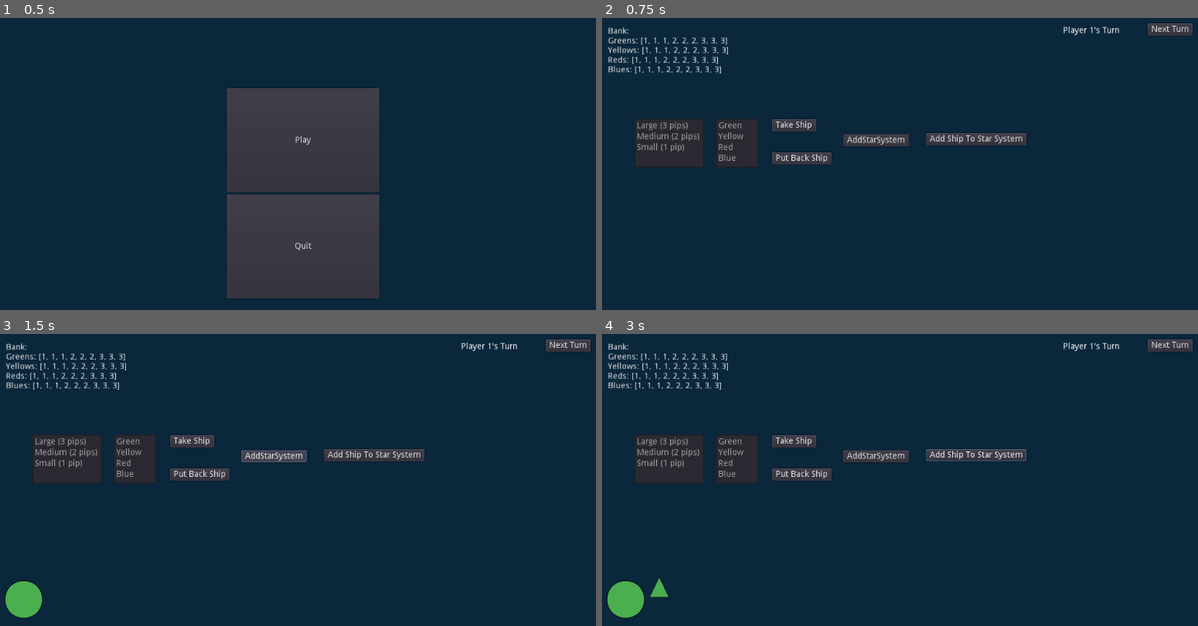
Above: before the commit, frames 1-4 (two rows, left to right).
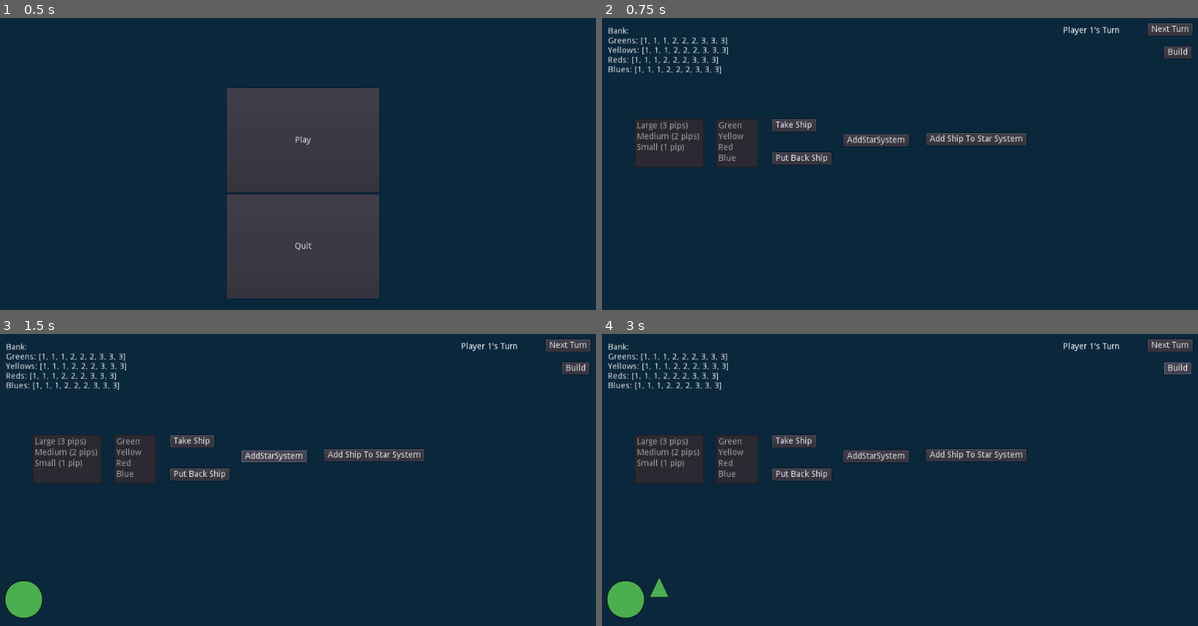
Above: after the commit, the same moments.

Repository: hamzasclone2/homeworlds
Game: Godot game, scene res://Scenes/MainMenu.tscn
Same seed, same stepped clock (60 frames per second), same inputs: the game is played once before the commit and once after it.
Inputs (mouse positions are in pixels of both pictures, inside the frame that each line leads up to):
- Up to frame 1 (0.5 s): no input
- Up to frame 2 (0.75 s): click "Play" at 0.5 s
- Up to frame 3 (1.5 s): click "AddStarSystem" at 1.25 s
- Up to frame 4 (3 s): click "Add Ship To Star System" at 2 s; click (1180, 369) at 2.75 s, where only the run after the commit has a clickable "Build"

Frame 1 is identical in both runs. In frame 2, 0.2% of the frame differs, in the area x 94-99%, y 9-14%; in frame 3, 0.2%; in frame 4, 0.3%, in the area x 54-99%, y 9-44%.

Commit message:
added green ship ability (building)

Diff:
--- a/Scenes/Bank.tscn
+++ b/Scenes/Bank.tscn
@@ -1,7 +1,6 @@
 [gd_scene load_steps=2 format=2]
 
 [ext_resource path="res://Scripts/Bank.gd" type="Script" id=1]
-
 
 [node name="Bank" type="Node2D"]
 script = ExtResource( 1 )
--- /dev/null
+++ b/Scenes/BuildMenu.gd
@@ -0,0 +1,42 @@
+extends Control
+
+onready var Bank = get_node("/root/Test/Bank")
+onready var gButton = get_node("Buttons/GreenButton")
+onready var yButton = get_node("Buttons/YellowButton")
+onready var rButton = get_node("Buttons/RedButton")
+onready var bButton = get_node("Buttons/BlueButton")
+
+var shipsPresent = []
+
+func availableColors(ships, playerTurn):
+	if("Green" in ships):
+		gButton.visible = true
+	if("Yellow" in ships):
+		yButton.visible = true
+	if("Red" in ships):
+		rButton.visible = true
+	if("Blue" in ships):
+		bButton.visible = true
+
+func _on_GreenButton_button_up():
+	Bank.takeSmallestGreen()
+	get_parent().colonistBuild('Green')
+	queue_free()
+
+
+func _on_YellowButton_button_up():
+	Bank.takeSmallestYellow()
+	get_parent().colonistBuild('Yellow')
+	queue_free()
+
+
+func _on_RedButton_button_up():
+	Bank.takeSmallestRed()
+	get_parent().colonistBuild('Red')
+	queue_free()
+
+
+func _on_BlueButton_button_up():
+	Bank.takeSmallestBlue()
+	get_parent().colonistBuild('Blue')
+	queue_free()
--- /dev/null
+++ b/Scenes/BuildMenu.tscn
@@ -0,0 +1,56 @@
+[gd_scene load_steps=2 format=2]
+
+[ext_resource path="res://Scenes/BuildMenu.gd" type="Script" id=1]
+
+[node name="BuildMenu" type="Control"]
+anchor_right = 1.0
+anchor_bottom = 1.0
+script = ExtResource( 1 )
+__meta__ = {
+"_edit_use_anchors_": false
+}
+
+[node name="Buttons" type="VBoxContainer" parent="."]
+anchor_left = 0.5
+anchor_top = 0.5
+anchor_right = 0.5
+anchor_bottom = 0.5
+margin_left = -30.0
+margin_top = -78.0
+margin_right = 30.0
+margin_bottom = 78.0
+__meta__ = {
+"_edit_use_anchors_": false
+}
+
+[node name="GreenButton" type="Button" parent="Buttons"]
+visible = false
+margin_right = 60.0
+margin_bottom = 36.0
+size_flags_vertical = 3
+text = "Green"
+
+[node name="YellowButton" type="Button" parent="Buttons"]
+visible = false
+margin_right = 60.0
+margin_bottom = 49.0
+size_flags_vertical = 3
+text = "Yellow"
+
+[node name="RedButton" type="Button" parent="Buttons"]
+visible = false
+margin_right = 60.0
+margin_bottom = 76.0
+size_flags_vertical = 3
+text = "Red"
+
+[node name="BlueButton" type="Button" parent="Buttons"]
+visible = false
+margin_right = 60.0
+margin_bottom = 156.0
+size_flags_vertical = 3
+text = "Blue"
+[connection signal="button_up" from="Buttons/GreenButton" to="." method="_on_GreenButton_button_up"]
+[connection signal="button_up" from="Buttons/YellowButton" to="." method="_on_YellowButton_button_up"]
+[connection signal="button_up" from="Buttons/RedButton" to="." method="_on_RedButton_button_up"]
+[connection signal="button_up" from="Buttons/BlueButton" to="." method="_on_BlueButton_button_up"]
--- a/Scenes/Test.tscn
+++ b/Scenes/Test.tscn
@@ -6,22 +6,19 @@
 [node name="Test" type="Node2D"]
 script = ExtResource( 2 )
 
-[node name="BackGround" type="ColorRect" parent="."]
+[node name="Control" type="Control" parent="."]
+margin_right = 40.0
+margin_bottom = 40.0
+mouse_filter = 2
+__meta__ = {
+"_edit_use_anchors_": false
+}
+
+[node name="BackGround" type="ColorRect" parent="Control"]
 margin_right = 1029.0
 margin_bottom = 607.0
 mouse_filter = 2
 color = Color( 0.0470588, 0.156863, 0.239216, 1 )
-__meta__ = {
-"_edit_use_anchors_": false
-}
-
-[node name="Bank" parent="." instance=ExtResource( 1 )]
-position = Vector2( 20.1815, 24.386 )
-
-[node name="Control" type="Control" parent="."]
-margin_right = 40.0
-margin_bottom = 40.0
-mouse_filter = 2
 __meta__ = {
 "_edit_use_anchors_": false
 }
@@ -104,8 +101,22 @@
 __meta__ = {
 "_edit_use_anchors_": false
 }
+
+[node name="BuildButton" type="Button" parent="Control"]
+margin_left = 940.963
+margin_top = 56.3401
+margin_right = 985.963
+margin_bottom = 76.3401
+text = "Build"
+__meta__ = {
+"_edit_use_anchors_": false
+}
+
+[node name="Bank" parent="." instance=ExtResource( 1 )]
+position = Vector2( 20.1815, 24.386 )
 [connection signal="button_up" from="Control/TakeButton" to="." method="_on_TakeButton_button_up"]
 [connection signal="button_up" from="Control/PutBackButton" to="." method="_on_PutBackButton_button_up"]
 [connection signal="button_up" from="Control/AddStarSystem" to="." method="_on_AddStarSystem_button_up"]
 [connection signal="button_up" from="Control/AddShipToStar" to="." method="_on_AddShipToStar_button_up"]
 [connection signal="button_up" from="Control/NextTurnButton" to="." method="_on_NextTurnButton_button_up"]
+[connection signal="button_up" from="Control/BuildButton" to="." method="_on_BuildButton_button_up"]
--- a/Scripts/Bank.gd
+++ b/Scripts/Bank.gd
@@ -29,14 +29,26 @@
 func takeGreen(size):
 	available_greens.erase(size)
 
+func takeSmallestGreen():
+	available_greens.pop_front()
+
 func takeYellow(size):
 	available_yellows.erase(size)
+
+func takeSmallestYellow():
+	available_yellows.pop_front()
 
 func takeRed(size):
 	available_reds.erase(size)
 
+func takeSmallestRed():
+	available_reds.pop_front()
+
 func takeBlue(size):
 	available_blues.erase(size)
+
+func takeSmallestBlue():
+	available_blues.pop_front()
 
 func putBackGreen(size):
 	available_greens.append(size)
--- a/Scripts/StarSystem.gd
+++ b/Scripts/StarSystem.gd
@@ -14,6 +14,11 @@
 var numSpaceShipsP2 = 0
 var spaceShipXP1 = 55
 var spaceShipXP2 = -55
+
+var shipsP1 = []
+var shipsP2 = []
+
+var pTurn
 
 func setup(inputColor, inputSize, starSystemID):
 	color = inputColor
@@ -52,6 +57,7 @@
 
 	if(playerTurn == 1):
 		numSpaceShipsP1 += 1
+		shipsP1.append(inputColor)
 		if(numSpaceShipsP1 % 2 == 1):
 			spaceShip.position = Vector2(spaceShipXP1, -20)
 		elif(numSpaceShipsP1 % 2 == 0):
@@ -59,6 +65,7 @@
 			spaceShipXP1 += 35
 	elif(playerTurn == 2):
 		numSpaceShipsP2 += 1
+		shipsP2.append(inputColor)
 		spaceShip.rotation_degrees = 180
 		if(numSpaceShipsP2 % 2 == 1):
 			spaceShip.position = Vector2(spaceShipXP2, -20)
@@ -66,6 +73,23 @@
 			spaceShip.position = Vector2(spaceShipXP2, 20)
 			spaceShipXP2 -= 35
 
+func build(playerTurn):
+	pTurn = playerTurn
+	if pTurn == 1:
+		if(color == 'Green' or 'Green' in shipsP1):
+			var buildMenu = load("Scenes/BuildMenu.tscn").instance()
+			add_child(buildMenu)
+			buildMenu.availableColors(shipsP1, pTurn)
+	elif pTurn == 2:
+		if(color == 'Green' or 'Green' in shipsP2):
+			var buildMenu = load("Scenes/BuildMenu.tscn").instance()
+			add_child(buildMenu)
+			buildMenu.availableColors(shipsP2, pTurn)
+
+
+func colonistBuild(color):
+	addSpaceShip(color, 0, pTurn)
+
 func _on_Area2D_mouse_entered():
 	isHovering = true
 
--- a/Scripts/Test.gd
+++ b/Scripts/Test.gd
@@ -88,3 +88,7 @@
 	elif(playerTurn == 2):
 		playerTurn = 1
 		playerLabel.text = "Player 1's Turn"
+
+
+func _on_BuildButton_button_up():
+	starSystemArray[selectedStarSystem].build(playerTurn)
